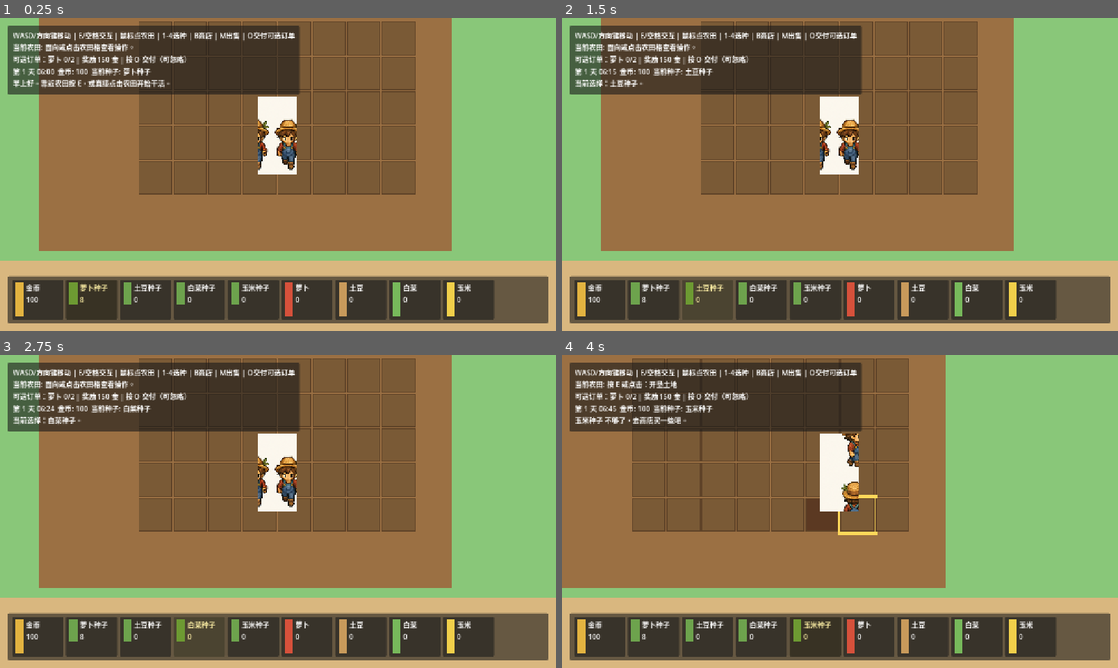
Above: before the commit, frames 1-4 (two rows, left to right).
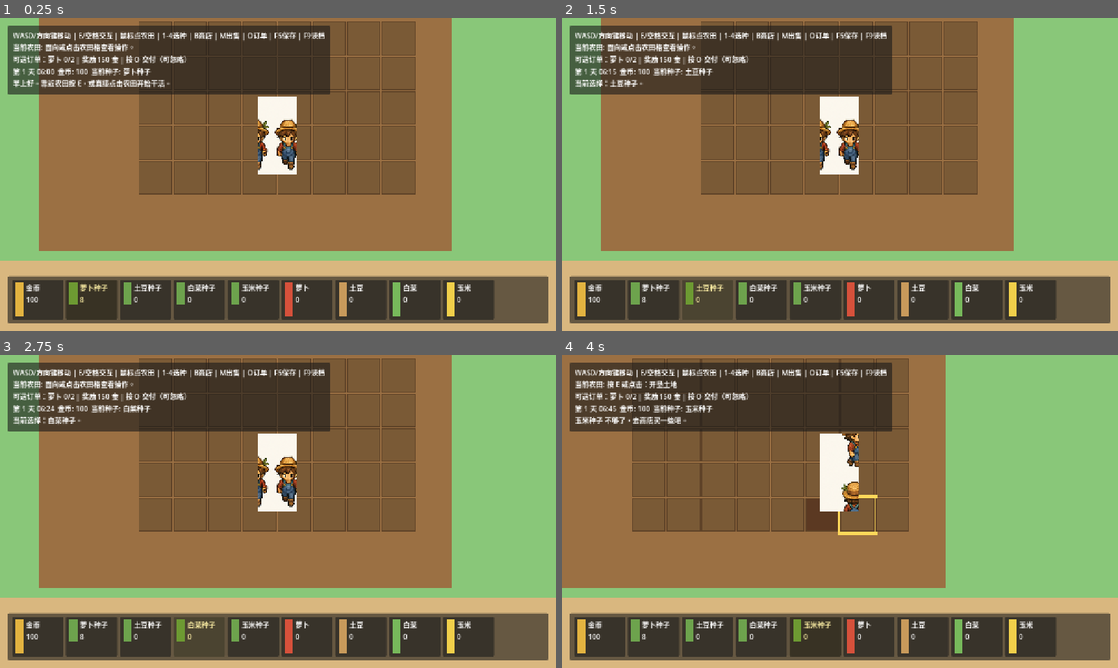
Above: after the commit, the same moments.

Repository: nicho-19/rural-life-demo
Game: Godot game, scene res://scenes/main/Main.tscn
Same seed, same stepped clock (60 frames per second), same inputs: the game is played once before the commit and once after it.
Inputs (mouse positions are in pixels of both pictures, inside the frame that each line leads up to):
- Up to frame 1 (0.25 s): no input
- Up to frame 2 (1.5 s): click (650, 299) at 0.5 s; click (706, 299) at 1.25 s
- Up to frame 3 (2.75 s): click (200, 636) at 2 s
- Up to frame 4 (4 s): click (817, 636) at 2.75 s; tap Enter at 3.5 s; move the mouse to (962, 495) at 3.52 s; hold D (move_right) from 3.53 s (still down); tap E at 3.6 s; click (962, 495) at 3.67 s; tap Space at 3.77 s

The runs differ from the first frame. In frame 1, 1.4% of the frame differs, in the area x 45-60%, y 2-25%; in frame 2, 1.4%; in frame 3, 1.4%; in frame 4, 1.4%.

Commit message:
Add save and load system

Diff:
--- a/scripts/core/TimeManager.gd
+++ b/scripts/core/TimeManager.gd
@@ -27,3 +27,18 @@
 		hour += 1
 	if hour >= 24:
 		next_day()
+
+
+func to_save_data() -> Dictionary:
+	return {
+		"day": day,
+		"hour": hour,
+		"minute": minute,
+	}
+
+
+func load_save_data(data: Dictionary) -> void:
+	day = max(1, int(data.get("day", 1)))
+	hour = clampi(int(data.get("hour", 6)), 0, 23)
+	minute = clampi(int(data.get("minute", 0)), 0, 59)
+	_minute_accumulator = 0.0
--- a/scripts/farm/FarmManager.gd
+++ b/scripts/farm/FarmManager.gd
@@ -195,3 +195,45 @@
 		"corn":
 			return Color("#f1cf4a")
 	return Color("#d6513b")
+
+
+func to_save_data() -> Dictionary:
+	var saved_tiles: Array[Dictionary] = []
+	for cell in tiles.keys():
+		var tile: Dictionary = tiles[cell]
+		saved_tiles.append({
+			"x": cell.x,
+			"y": cell.y,
+			"state": int(tile.get("state", TileState.EMPTY)),
+			"crop_id": String(tile.get("crop_id", "")),
+			"growth": int(tile.get("growth", 0)),
+		})
+
+	return {
+		"tiles": saved_tiles,
+	}
+
+
+func load_save_data(data: Dictionary) -> void:
+	for cell in tiles.keys():
+		tiles[cell] = {
+			"state": TileState.EMPTY,
+			"crop_id": "",
+			"growth": 0,
+		}
+
+	var saved_tiles = data.get("tiles", [])
+	if not saved_tiles is Array:
+		return
+
+	for saved_tile in saved_tiles:
+		if not saved_tile is Dictionary:
+			continue
+		var cell := Vector2i(int(saved_tile.get("x", -1)), int(saved_tile.get("y", -1)))
+		if not tiles.has(cell):
+			continue
+		tiles[cell] = {
+			"state": int(saved_tile.get("state", TileState.EMPTY)),
+			"crop_id": String(saved_tile.get("crop_id", "")),
+			"growth": int(saved_tile.get("growth", 0)),
+		}
--- a/scripts/inventory/Inventory.gd
+++ b/scripts/inventory/Inventory.gd
@@ -24,3 +24,24 @@
 
 func count(item_id: String) -> int:
 	return int(items.get(item_id, 0))
+
+
+func to_save_data() -> Dictionary:
+	return {
+		"money": money,
+		"items": items.duplicate(true),
+	}
+
+
+func load_save_data(data: Dictionary) -> void:
+	money = int(data.get("money", 100))
+	items.clear()
+
+	var saved_items = data.get("items", {})
+	if not saved_items is Dictionary:
+		return
+
+	for item_id in saved_items.keys():
+		var amount := int(saved_items[item_id])
+		if amount > 0:
+			items[String(item_id)] = amount
--- a/scripts/main/Main.gd
+++ b/scripts/main/Main.gd
@@ -6,6 +6,7 @@
 const TimeManagerScript := preload("res://scripts/core/TimeManager.gd")
 const ShopManagerScript := preload("res://scripts/shop/ShopManager.gd")
 const OrderManagerScript := preload("res://scripts/orders/OrderManager.gd")
+const SaveManagerScript := preload("res://scripts/save/SaveManager.gd")
 
 const SEED_ITEMS: Array[String] = ["turnip_seed", "potato_seed", "cabbage_seed", "corn_seed"]
 const CROP_ITEMS: Array[String] = ["turnip", "potato", "cabbage", "corn"]
@@ -18,6 +19,7 @@
 var inventory
 var shop_manager
 var order_manager
+var save_manager
 var selected_seed_item_id := "turnip_seed"
 var status_label: Label
 var hint_label: Label
@@ -52,8 +54,15 @@
 	order_manager.setup(data_manager.items)
 	order_manager.start_day(time_manager.day)
 
+	save_manager = SaveManagerScript.new()
+	var start_message := "早上好。靠近农田按 E，或直接点击农田开始干活。"
+	if _should_auto_load():
+		var load_result := _load_game_state()
+		if bool(load_result.get("success", false)):
+			start_message = "已自动读取上次存档。"
+
 	_build_ui()
-	_update_ui("早上好。靠近农田按 E，或直接点击农田开始干活。")
+	_update_ui(start_message)
 	refresh_inventory_ui()
 	_update_target_hint()
 
@@ -79,6 +88,10 @@
 			_sell_all_crops()
 		KEY_O:
 			_deliver_order()
+		KEY_F5:
+			_save_game()
+		KEY_F9:
+			_load_game()
 		KEY_B:
 			_toggle_shop()
 		KEY_1:
@@ -135,6 +148,45 @@
 	_update_target_hint()
 
 
+func _save_game() -> void:
+	var result: Dictionary = save_manager.save_game(
+		SaveManagerScript.SAVE_PATH,
+		inventory,
+		farm_manager,
+		time_manager,
+		order_manager,
+		selected_seed_item_id
+	)
+	_update_ui(String(result.get("message", "存档失败。")))
+	refresh_inventory_ui()
+	_update_target_hint()
+
+
+func _load_game() -> void:
+	var result: Dictionary = _load_game_state()
+	_update_ui(String(result.get("message", "读档失败。")))
+	refresh_inventory_ui()
+	_update_target_hint()
+
+
+func _load_game_state() -> Dictionary:
+	var loaded: Dictionary = save_manager.load_game(SaveManagerScript.SAVE_PATH)
+	if not bool(loaded.get("success", false)):
+		return loaded
+
+	var applied: Dictionary = save_manager.apply_save_data(
+		loaded.get("data", {}),
+		inventory,
+		farm_manager,
+		time_manager,
+		order_manager
+	)
+	var saved_seed := String(applied.get("selected_seed_item_id", selected_seed_item_id))
+	if SEED_ITEMS.has(saved_seed):
+		selected_seed_item_id = saved_seed
+	return applied
+
+
 func _buy_seed(seed_item_id: String) -> void:
 	var result: Dictionary = shop_manager.buy_item(inventory, seed_item_id, 1)
 	if bool(result.get("success", false)):
@@ -184,7 +236,7 @@
 	margin.add_child(box)
 
 	hint_label = Label.new()
-	hint_label.text = "WASD/方向键移动 | E/空格交互 | 鼠标点农田 | 1-4选种 | B商店 | M出售 | O交付可选订单"
+	hint_label.text = "WASD/方向键移动 | E/空格交互 | 鼠标点农田 | 1-4选种 | B商店 | M出售 | O订单 | F5保存 | F9读档"
 	box.add_child(hint_label)
 
 	order_label = Label.new()
@@ -374,7 +426,7 @@
 		return
 
 	target_info = farm_manager.get_target_info(player.facing_position(), selected_seed_item_id)
-	hint_label.text = "WASD/方向键移动 | E/空格交互 | 鼠标点农田 | 1-4选种 | B商店 | M出售 | O交付可选订单"
+	hint_label.text = "WASD/方向键移动 | E/空格交互 | 鼠标点农田 | 1-4选种 | B商店 | M出售 | O订单 | F5保存 | F9读档"
 	if bool(target_info.get("valid", false)):
 		hint_label.text += "\n当前农田: %s" % String(target_info.get("prompt", ""))
 	else:
@@ -415,3 +467,10 @@
 		"corn":
 			return Color("#f1cf4a")
 	return Color("#d6513b")
+
+
+func _should_auto_load() -> bool:
+	for arg in OS.get_cmdline_args():
+		if String(arg).contains("res://tests/"):
+			return false
+	return true
--- a/scripts/orders/OrderManager.gd
+++ b/scripts/orders/OrderManager.gd
@@ -100,3 +100,15 @@
 func _item_name(item_id: String) -> String:
 	var item: Dictionary = items.get(item_id, {})
 	return String(item.get("name", item_id))
+
+
+func to_save_data() -> Dictionary:
+	return {
+		"current_order": current_order.duplicate(true),
+	}
+
+
+func load_save_data(data: Dictionary) -> void:
+	var saved_order = data.get("current_order", {})
+	if saved_order is Dictionary:
+		current_order = saved_order.duplicate(true)
--- /dev/null
+++ b/scripts/save/SaveManager.gd
@@ -0,0 +1,91 @@
+extends RefCounted
+class_name SaveManager
+
+const SAVE_PATH := "user://rural_life_demo_save.json"
+const SAVE_VERSION := 1
+
+func save_game(
+	path: String,
+	inventory,
+	farm_manager,
+	time_manager,
+	order_manager,
+	selected_seed_item_id: String
+) -> Dictionary:
+	var data := {
+		"version": SAVE_VERSION,
+		"selected_seed_item_id": selected_seed_item_id,
+		"inventory": inventory.to_save_data(),
+		"farm": farm_manager.to_save_data(),
+		"time": time_manager.to_save_data(),
+		"order": order_manager.to_save_data(),
+	}
+
+	var file := FileAccess.open(path, FileAccess.WRITE)
+	if file == null:
+		return {
+			"success": false,
+			"message": "存档失败：无法写入文件。",
+		}
+
+	file.store_string(JSON.stringify(data, "\t"))
+	return {
+		"success": true,
+		"message": "游戏已保存。",
+	}
+
+
+func load_game(path: String) -> Dictionary:
+	if not FileAccess.file_exists(path):
+		return {
+			"success": false,
+			"message": "没有找到存档。",
+			"data": {},
+		}
+
+	var file := FileAccess.open(path, FileAccess.READ)
+	if file == null:
+		return {
+			"success": false,
+			"message": "读档失败：无法打开文件。",
+			"data": {},
+		}
+
+	var parsed = JSON.parse_string(file.get_as_text())
+	if not parsed is Dictionary:
+		return {
+			"success": false,
+			"message": "读档失败：存档格式不正确。",
+			"data": {},
+		}
+
+	return {
+		"success": true,
+		"message": "存档已读取。",
+		"data": parsed,
+	}
+
+
+func apply_save_data(
+	data: Dictionary,
+	inventory,
+	farm_manager,
+	time_manager,
+	order_manager
+) -> Dictionary:
+	inventory.load_save_data(_dictionary_from(data.get("inventory", {})))
+	farm_manager.load_save_data(_dictionary_from(data.get("farm", {})))
+	time_manager.load_save_data(_dictionary_from(data.get("time", {})))
+	order_manager.load_save_data(_dictionary_from(data.get("order", {})))
+
+	return {
+		"success": true,
+		"message": "读档完成。",
+		"selected_seed_item_id": String(data.get("selected_seed_item_id", "turnip_seed")),
+	}
+
+
+func _dictionary_from(value) -> Dictionary:
+	if value is Dictionary:
+		return value
+	return {}
--- /dev/null
+++ b/tests/save_manager_test.gd
@@ -0,0 +1,105 @@
+extends SceneTree
+
+const DataManagerScript := preload("res://scripts/core/DataManager.gd")
+const InventoryScript := preload("res://scripts/inventory/Inventory.gd")
+const TimeManagerScript := preload("res://scripts/core/TimeManager.gd")
+const FarmManagerScript := preload("res://scripts/farm/FarmManager.gd")
+const OrderManagerScript := preload("res://scripts/orders/OrderManager.gd")
+const SaveManagerScript := preload("res://scripts/save/SaveManager.gd")
+
+func _init() -> void:
+	var data_manager = DataManagerScript.new()
+	data_manager.load_all()
+
+	var inventory = InventoryScript.new()
+	inventory.setup_starter_items()
+	inventory.money = 275
+	inventory.add_item("potato_seed", 3)
+	inventory.add_item("cabbage", 2)
+
+	var time_manager = TimeManagerScript.new()
+	time_manager.day = 4
+	time_manager.hour = 17
+	time_manager.minute = 45
+
+	var farm_manager = FarmManagerScript.new()
+	farm_manager.setup(data_manager.crops)
+	var farm_position := Vector2(528, 296)
+	farm_manager.interact_at(farm_position, inventory, "potato_seed")
+	farm_manager.interact_at(farm_position, inventory, "potato_seed")
+	farm_manager.interact_at(farm_position, inventory, "potato_seed")
+	farm_manager.advance_day()
+
+	var order_manager = OrderManagerScript.new()
+	order_manager.setup(data_manager.items)
+	order_manager.start_day(4)
+
+	var save_manager = SaveManagerScript.new()
+	var save_path := "user://save_manager_test.json"
+	var saved: Dictionary = save_manager.save_game(
+		save_path,
+		inventory,
+		farm_manager,
+		time_manager,
+		order_manager,
+		"potato_seed"
+	)
+	if not bool(saved.get("success", false)):
+		_fail("save_game should write a save file.")
+		return
+
+	inventory.money = 1
+	inventory.items.clear()
+	time_manager.day = 1
+	time_manager.hour = 6
+	time_manager.minute = 0
+	farm_manager.setup(data_manager.crops)
+	order_manager.start_day(1)
+
+	var loaded: Dictionary = save_manager.load_game(save_path)
+	if not bool(loaded.get("success", false)):
+		_fail("load_game should read a save file.")
+		return
+
+	var applied: Dictionary = save_manager.apply_save_data(
+		loaded.get("data", {}),
+		inventory,
+		farm_manager,
+		time_manager,
+		order_manager
+	)
+	if not bool(applied.get("success", false)):
+		_fail("apply_save_data should restore managers from the save.")
+		return
+
+	if inventory.money != 275:
+		_fail("Loaded save should restore money.")
+		return
+	if inventory.count("potato_seed") != 2 or inventory.count("cabbage") != 2:
+		_fail("Loaded save should restore inventory items.")
+		return
+	if time_manager.day != 4 or time_manager.hour != 17 or time_manager.minute != 45:
+		_fail("Loaded save should restore time.")
+		return
+
+	var tile: Dictionary = farm_manager.tiles[Vector2i(0, 0)]
+	if String(tile.get("crop_id", "")) != "potato" or int(tile.get("state", -1)) != FarmManagerScript.TileState.PLANTED:
+		_fail("Loaded save should restore farm tile crop and state.")
+		return
+	if String(applied.get("selected_seed_item_id", "")) != "potato_seed":
+		_fail("Loaded save should return the selected seed item.")
+		return
+	var loaded_requirements: Dictionary = order_manager.current_order.get("requirements", {})
+	if int(loaded_requirements.get("potato", 0)) != 1 or int(loaded_requirements.get("corn", 0)) != 1:
+		_fail("Loaded save should restore the current optional order.")
+		return
+
+	farm_manager.free()
+	time_manager.free()
+	print("PASS save_manager_test")
+	quit(0)
+
+
+func _fail(message: String) -> void:
+	push_error(message)
+	quit(1)
Not shown, added: scripts/save/SaveManager.gd.uid
Not shown, changed: README.md
